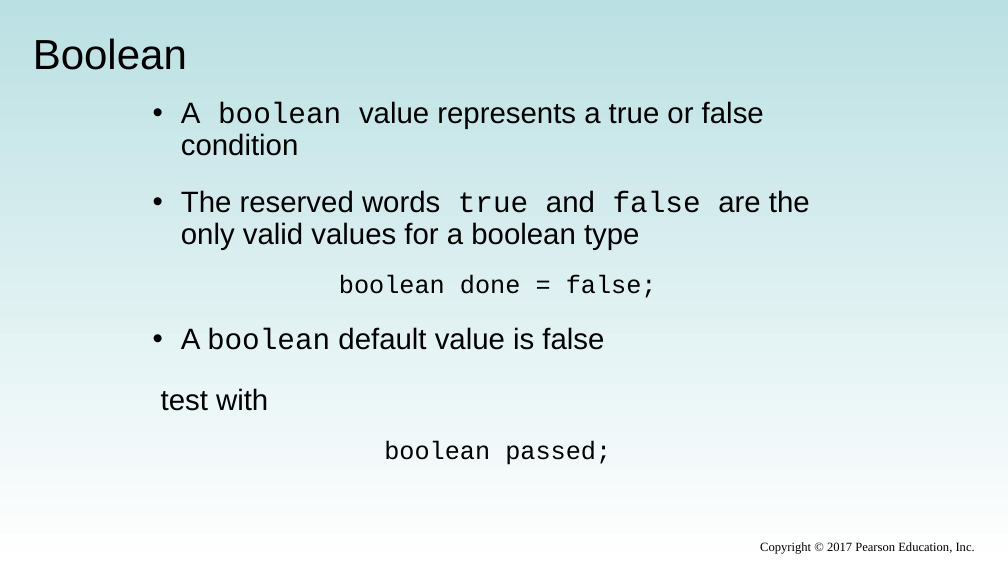
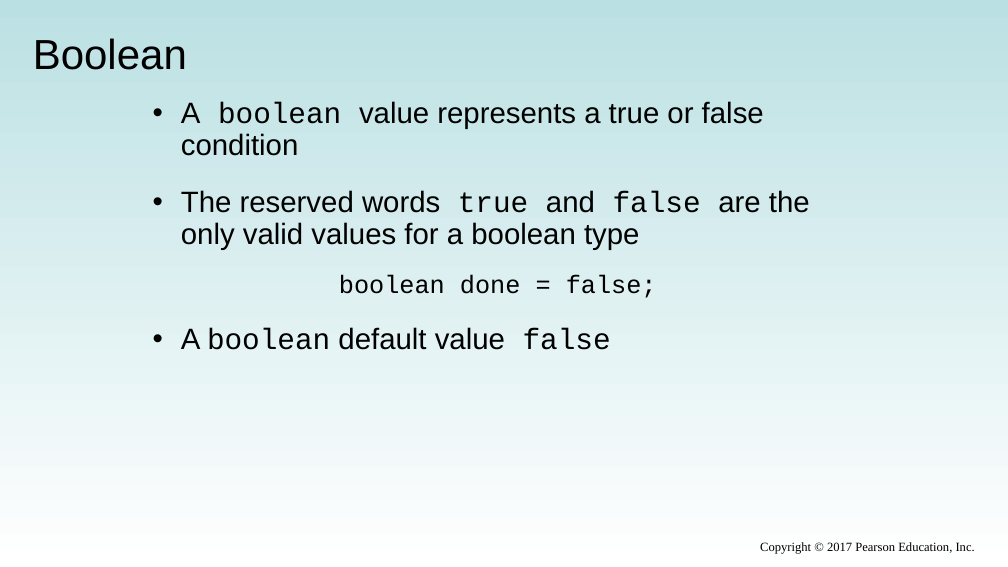
Before and after one commit to xiaoleibi/DMU26, a slide deck: slide 22 of ppt/Uge38 Datatype og expression (1).pptx (slide 26 before the commit). Drawn at 1008x567 pixels with LibreOffice and Linux fonts; fonts in the diff are those of the drawing. Boxes give left, top, right and bottom in pixels: in the first picture for what was removed or moved away, otherwise in the second. Text is boxed around its words. In the diff, an @@ line names an element or a change of style, - is before the commit and + after.

```diff
--- a/ppt/Uge38 Datatype og expression (1).pptx
+++ b/ppt/Uge38 Datatype og expression (1).pptx
@@ text at [181, 327, 611, 350]: text changed @@
-• A boolean default value is false
-test with
-boolean passed;
+• A boolean default value false
```
Also in this commit, not shown: 11 other slides changed, 2 slides added, 4 slides removed, 1 other file.
